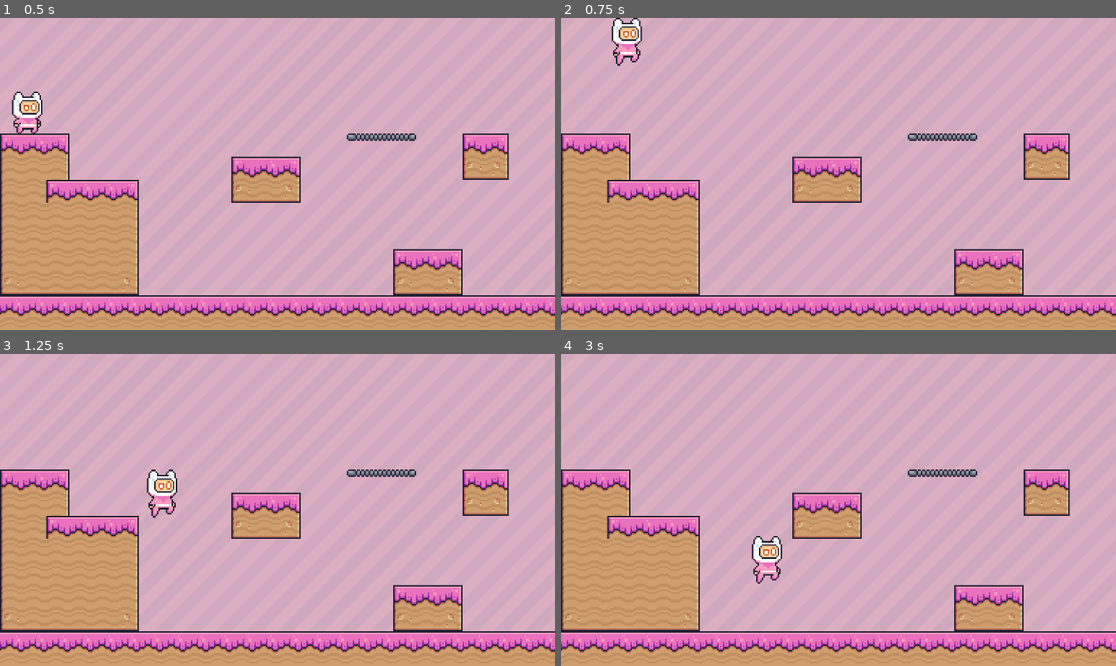
Above: before the commit, frames 1-4 (two rows, left to right).
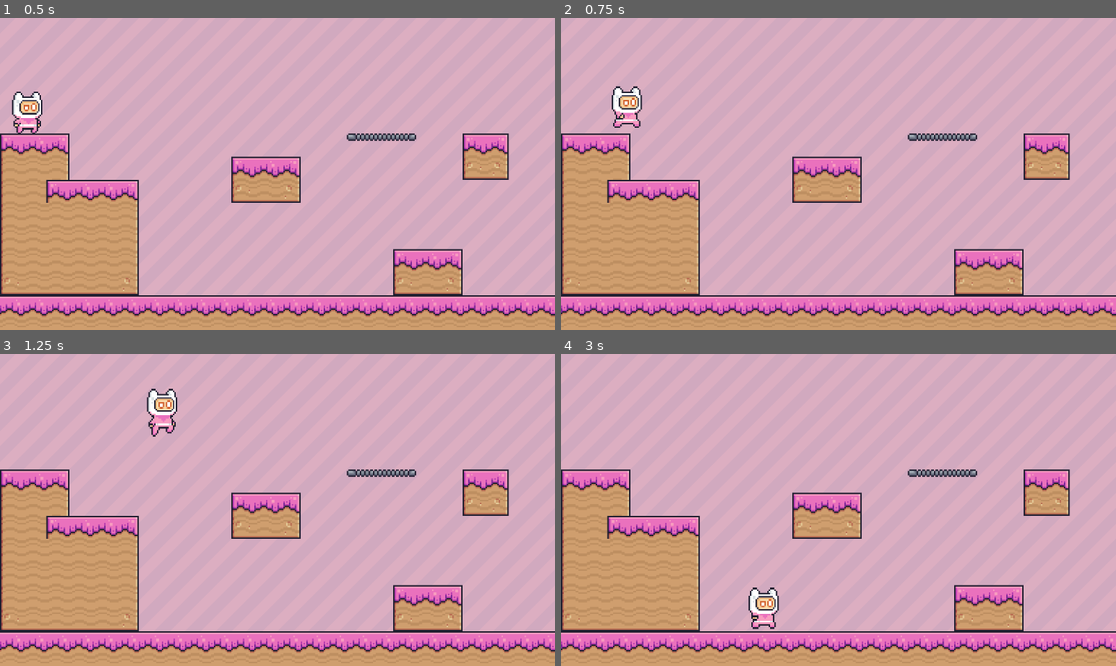
Above: after the commit, the same moments.

Repository: Simonfitz/jamscepticeye
Game: Godot game, scene res://scenes/main.tscn
Same seed, same stepped clock (60 frames per second), same inputs: the game is played once before the commit and once after it.
Inputs:
- Up to frame 1 (0.5 s): no input
- Up to frame 2 (0.75 s): tap Enter (ui_accept) at 0.5, 0.6 s; hold Right (right) from 0.53 s (still down)
- Up to frame 3 (1.25 s): keep holding Right (right); tap Space (jump) at 0.77, 0.8, 1.07 s
- Up to frame 4 (3 s): tap Space (jump) at 1.35, 1.52, 1.82, 2.3 s; tap Enter (ui_accept) at 1.55, 2.1, 2.85 s; release Right (right) at 2.03 s; hold Left (left) 2.03-2.78 s; hold Right (right) from 2.78 s (still down)

Frame 1 is identical in both runs. In frame 2, 1.2% of the frame differs, in the area x 9-15%, y 0-36%; in frame 3, 1.3%, in the area x 26-32%, y 11-53%; in frame 4, 1.3%.

Commit message:
character inputs

Diff:
--- a/super-exciting-game-project/scenes/main_character.gd
+++ b/super-exciting-game-project/scenes/main_character.gd
@@ -19,12 +19,12 @@
 		sprite_2d.animation = "jumping"
 
 	# Handle jump.
-	if Input.is_action_just_pressed("ui_accept") and is_on_floor():
+	if Input.is_action_just_pressed("jump") and is_on_floor():
 		velocity.y = JUMP_VELOCITY
 
 	# Get the input direction and handle the movement/deceleration.
 	# As good practice, you should replace UI actions with custom gameplay actions.
-	var direction := Input.get_axis("ui_left", "ui_right")
+	var direction := Input.get_axis("left", "right")
 	if direction:
 		velocity.x = direction * SPEED
 	else:
